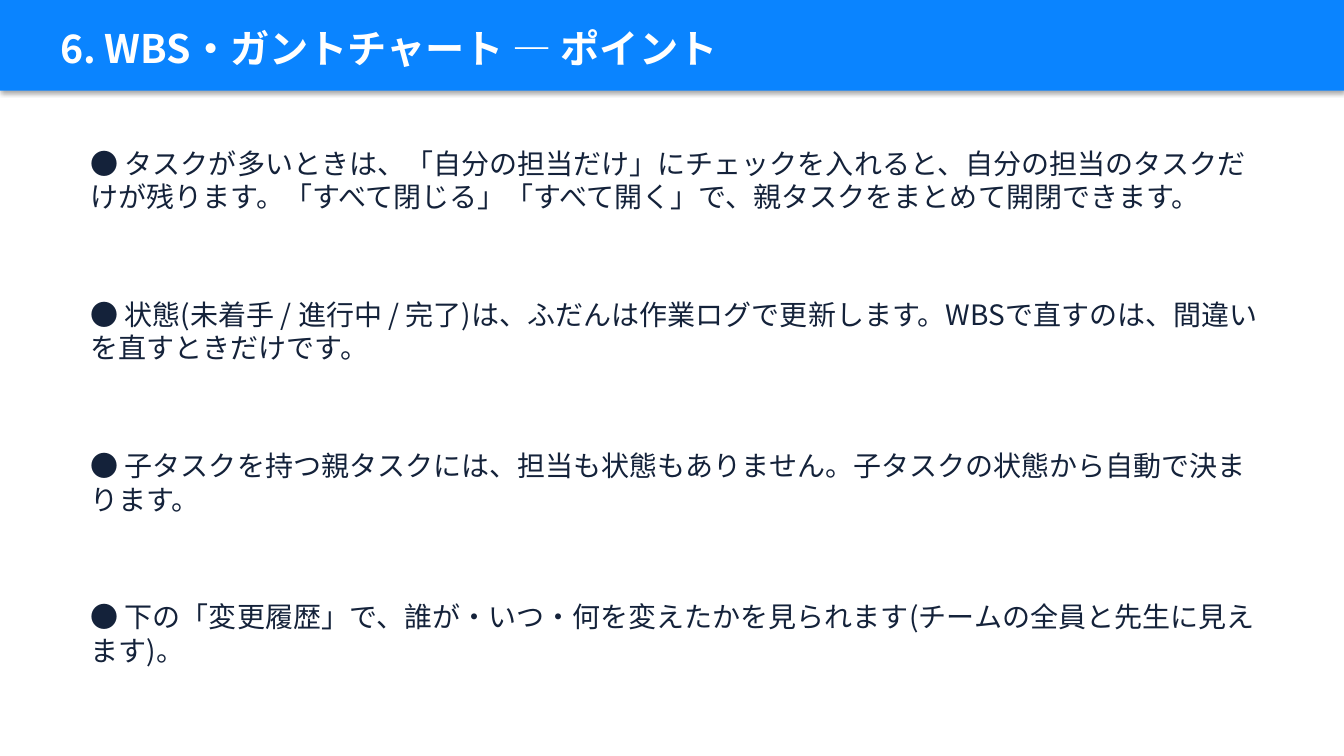
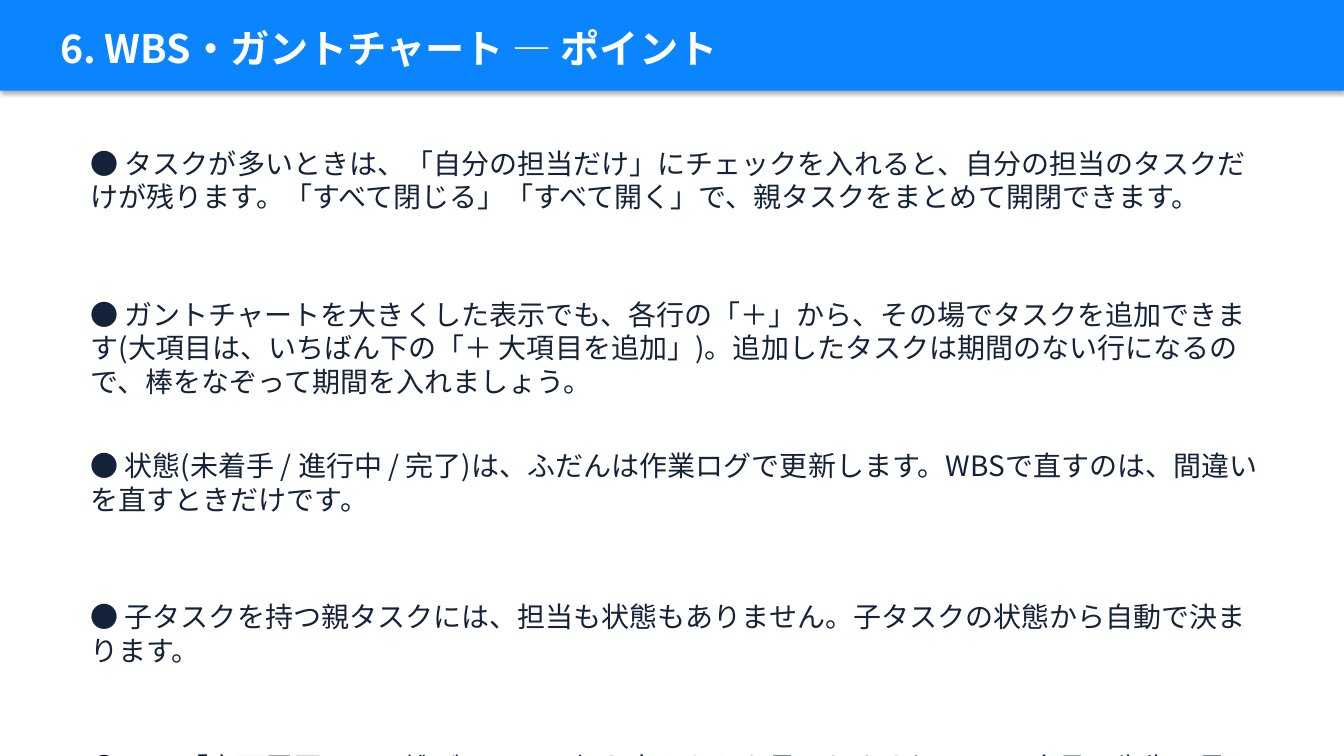
Before and after one commit to takky416-byte/sotsuken_pj_management, a slide deck: slide 23 of docs/manual/卒研PJ管理_説明資料_学生編.pptx (slide 22 before the commit). Drawn at 1344x756 pixels with LibreOffice and Linux fonts; fonts in the diff are those of the drawing. Boxes give left, top, right and bottom in pixels: in the first picture for what was removed or moved away, otherwise in the second. Text is boxed around its words. In the diff, an @@ line names an element or a change of style, - is before the commit and + after.

```diff
--- a/docs/manual/卒研PJ管理_説明資料_学生編.pptx
+++ b/docs/manual/卒研PJ管理_説明資料_学生編.pptx
@@ text at box(91, 301, 1246, 395): text changed @@
-● 状態(未着手 / 進行中 / 完了)は、ふだんは作業ログで更新します。WBSで直すのは、間違いを直すときだけです。
+● ガントチャートを大きくした表示でも、各行の「＋」から、その場でタスクを追加できます(大項目は、いちばん下の「＋ 大項目を追加」)。追加したタスクは期間のない行になるので、棒をなぞって期間を入れましょう。
@@ text at box(91, 452, 1258, 512): text changed @@
-● 子タスクを持つ親タスクには、担当も状態もありません。子タスクの状態から自動で決まります。
+● 状態(未着手 / 進行中 / 完了)は、ふだんは作業ログで更新します。WBSで直すのは、間違いを直すときだけです。
@@ text at box(91, 603, 1246, 663): text changed @@
-● 下の「変更履歴」で、誰が・いつ・何を変えたかを見られます(チームの全員と先生に見えます)。
+● 子タスクを持つ親タスクには、担当も状態もありません。子タスクの状態から自動で決まります。
@@ text added at box(81, 746, 1270, 756), 20 pt, text #14223A @@
+● 下の「変更履歴」で、誰が・いつ・何を変えたかを見られます(チームの全員と先生に見えます)。
```
Also in this commit, not shown: 3 other slides changed, 1 slide added, 12 other files.
